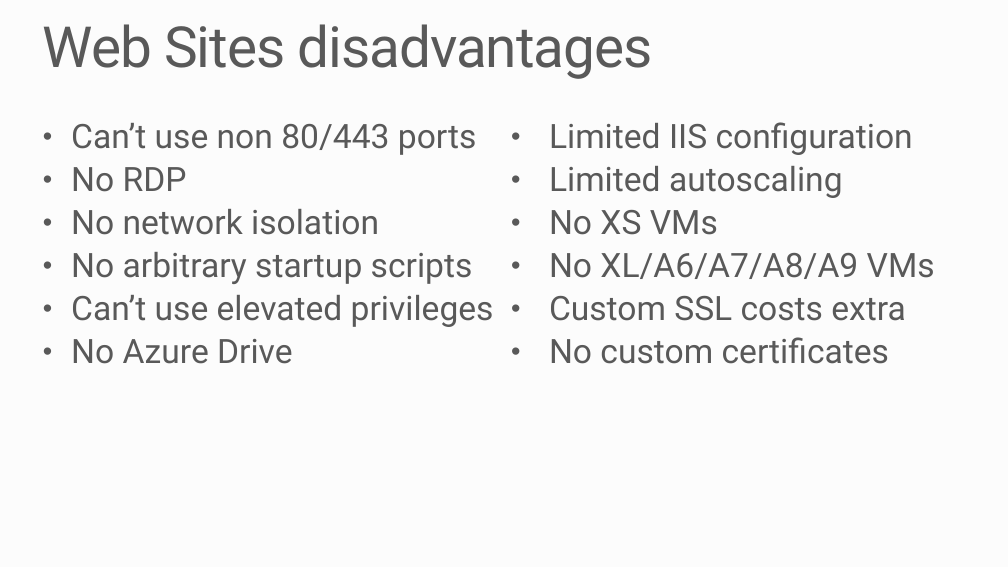
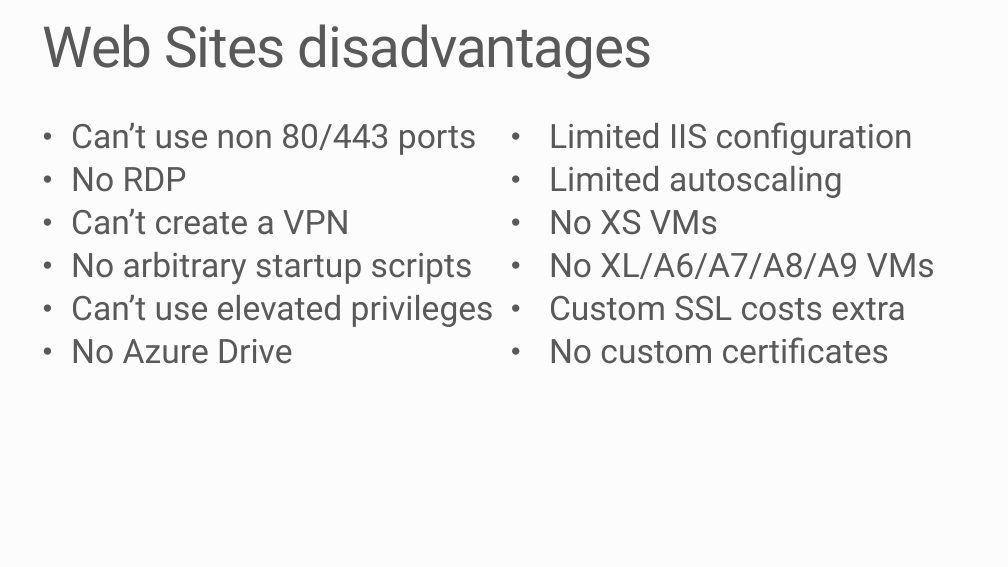
Before and after one commit to MRCollective/WindowsAzureBootcampPerth2014, a slide deck: slide 23 of 2_WebApps/WebApps.pptx (slide 20 before the commit). Drawn at 1008x567 pixels with LibreOffice and Linux fonts; fonts in the diff are those of the drawing; background and template pictures are left out. Boxes give left, top, right and bottom in pixels: in the first picture for what was removed or moved away, otherwise in the second. Text is boxed around its words. In the diff, an @@ line names an element or a change of style, - is before the commit and + after.

```diff
--- a/2_WebApps/WebApps.pptx
+++ b/2_WebApps/WebApps.pptx
@@ text at [71, 209, 350, 235]: text changed @@
-• No network isolation
+• Can’t create a VPN
```
Also in this commit, not shown: 3 other slides changed, 7 slides added, 5 other files.
